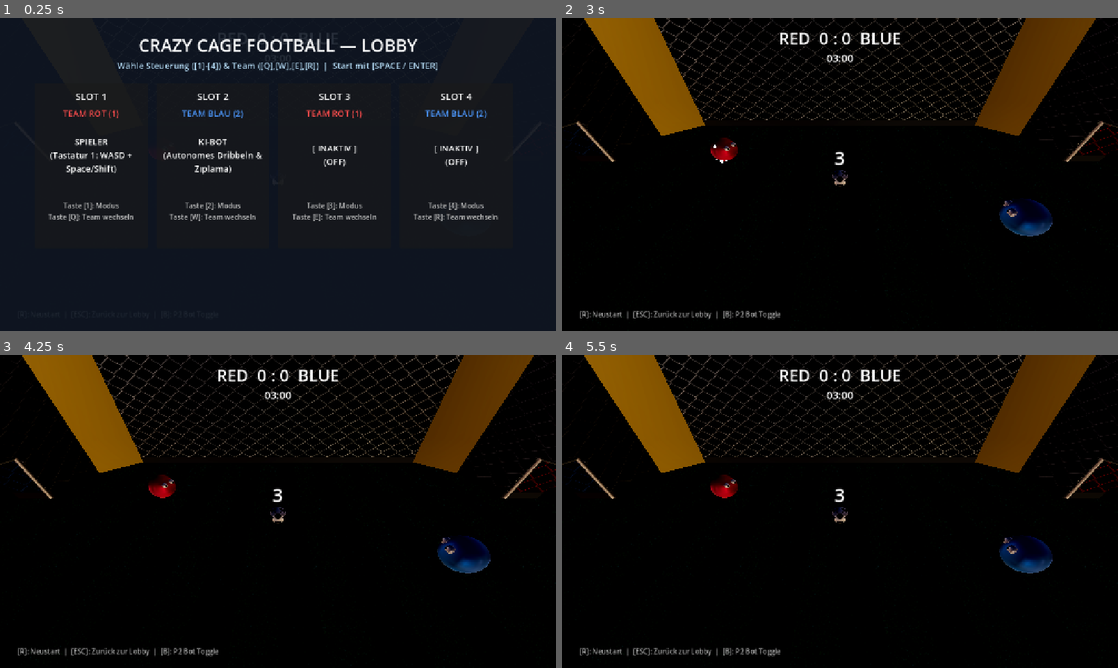
Above: before the commit, frames 1-4 (two rows, left to right).
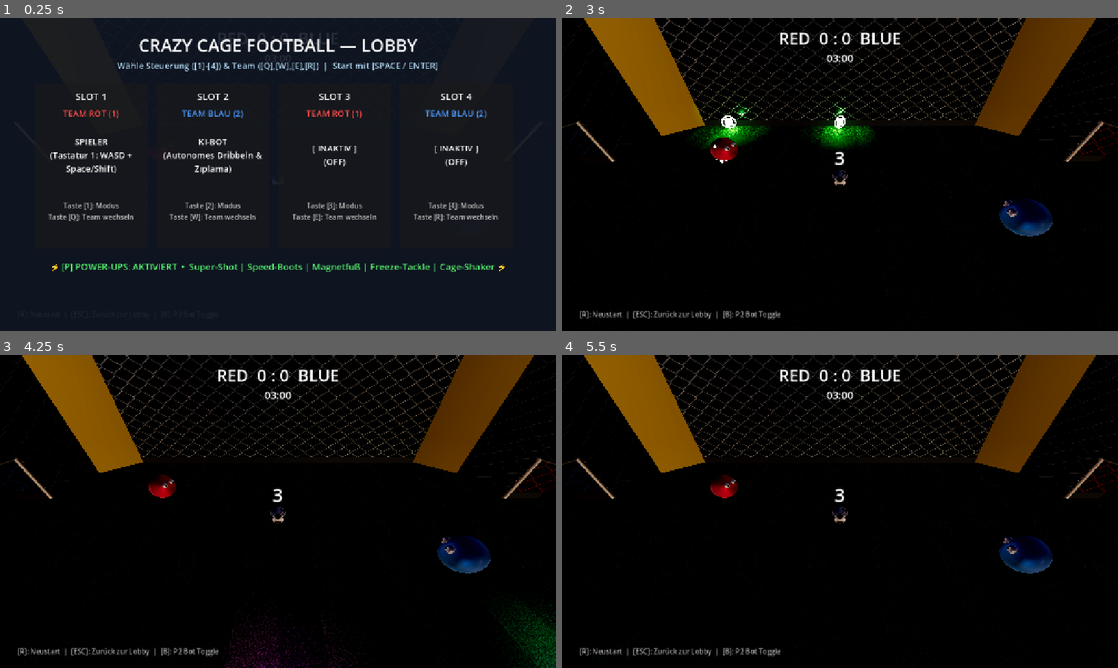
Above: after the commit, the same moments.

Repository: RobinNunkesser/gd-godot-crazy-cage-football
Game: Godot game, scene res://scenes/main.tscn
Two runs of this game, one before a commit and one after it. Both use one fixed random seed, a clock stepped at 60 frames per second and the inputs below.
Inputs:
- Up to frame 1 (0.25 s): no input
- Up to frame 2 (3 s): tap Enter (p2_jump) at 0.5 s; hold D (p1_right) 0.53-1.28 s; hold Keypad Enter 0.53-1.28 s; tap P at 0.6, 2.3 s; tap Space (p1_jump) at 0.77, 1.52 s; tap R (restart) at 1.25, 2, 2.75 s; hold S (p1_down) 1.28-2.03 s; tap Keypad Enter at 1.35 s; tap E at 1.55, 2.1 s; hold D (p1_right) 2.03-2.78 s; hold W (p1_up) from 2.78 s (still down); tap Shift (p1_boost) at 2.85 s
- Up to frame 3 (4.25 s): tap Space (p1_jump) at 3.02, 3.77 s; tap Keypad Enter at 3.05 s; release W (p1_up) at 3.53 s; hold A (p1_left) from 3.53 s (still down); hold Down (p2_down) from 3.53 s (still down); tap E at 3.8 s; tap R (restart) at 4.15 s
- Up to frame 4 (5.5 s): release Down (p2_down) at 4.28 s; tap Left (p2_left) at 4.35 s; tap Space (p1_jump) at 4.52 s; tap P at 4.55 s; tap Escape at 4.9 s; release A (p1_left) at 5.03 s; hold S (p1_down) from 5.03 s (still down); hold Right (p2_right) from 5.03 s (still down); tap Keypad Enter at 5.3 s

The runs differ from the first frame. In frame 1, 0.9% of the frame differs, in the area x 9-91%, y 78-82%; in frame 2, 1.5%, in the area x 23-57%, y 24-42%; in frame 3, 1.2%; in frame 4, nothing differs.

Commit message:
feat(powerups): implement 5 consolidated board powerups and lobby toggle

Diff:
--- a/scenes/main.gd
+++ b/scenes/main.gd
@@ -8,6 +8,7 @@
 const CageCamera = preload("res://scripts/cage_camera.gd")
 const CageSoundManager = preload("res://scripts/cage_sound_manager.gd")
 const CageJuiceManager = preload("res://scripts/cage_juice_manager.gd")
+const CagePowerUp = preload("res://scripts/power_up.gd")
 
 var state_manager: CageStateManager
 var player1: CagePlayer
@@ -20,6 +21,19 @@
 var whistle_player: AudioStreamPlayer
 var sound_manager: CageSoundManager
 var juice_manager: CageJuiceManager
+
+var active_power_ups: Array[CagePowerUp] = []
+var _power_up_spawn_timer: float = 0.0
+var ui_powerup_toggle_label: Label
+
+const BOARD_SPAWN_POINTS: Array[Vector3] = [
+	Vector3(-7.5, 0.55, -5.8),
+	Vector3(0.0, 0.55, -5.8),
+	Vector3(7.5, 0.55, -5.8),
+	Vector3(-7.5, 0.55, 5.8),
+	Vector3(0.0, 0.55, 5.8),
+	Vector3(7.5, 0.55, 5.8)
+]
 
 var ui_lobby_panel: Control
 var ui_slot_labels: Array[Label] = []
@@ -554,6 +568,14 @@
 		key_hint.add_theme_color_override("font_color", Color(0.75, 0.75, 0.75))
 		card.add_child(key_hint)
 
+	ui_powerup_toggle_label = Label.new()
+	ui_powerup_toggle_label.position = Vector2(100, 550)
+	ui_powerup_toggle_label.size = Vector2(1080, 45)
+	ui_powerup_toggle_label.horizontal_alignment = HORIZONTAL_ALIGNMENT_CENTER
+	ui_powerup_toggle_label.vertical_alignment = VERTICAL_ALIGNMENT_CENTER
+	ui_powerup_toggle_label.add_theme_font_size_override("font_size", 21)
+	ui_lobby_panel.add_child(ui_powerup_toggle_label)
+
 	_update_lobby_ui()
 	canvas.add_child(ui_lobby_panel)
 	add_child(canvas)
@@ -568,6 +590,14 @@
 		else:
 			ui_team_labels[i].text = "TEAM BLAU (2)"
 			ui_team_labels[i].add_theme_color_override("font_color", Color(0.3, 0.6, 1.0))
+
+	if ui_powerup_toggle_label:
+		if CageConfig.powerups_enabled:
+			ui_powerup_toggle_label.text = "⚡ [P] POWER-UPS: AKTIVIERT  •  Super-Shot | Speed-Boots | Magnetfuß | Freeze-Tackle | Cage-Shaker ⚡"
+			ui_powerup_toggle_label.add_theme_color_override("font_color", Color(0.35, 1.0, 0.45))
+		else:
+			ui_powerup_toggle_label.text = "🚫 [P] POWER-UPS: DEAKTIVIERT (Klassischer Pure-Cage-Modus ohne Pickups) 🚫"
+			ui_powerup_toggle_label.add_theme_color_override("font_color", Color(0.9, 0.45, 0.45))
 
 func _get_control_type_name(ct: CagePlayer.ControlType) -> String:
 	match ct:
@@ -637,6 +667,8 @@
 				toggle_player_team(2)
 			elif event.keycode == KEY_R:
 				toggle_player_team(3)
+			elif event.keycode == KEY_P:
+				toggle_powerups()
 			elif event.keycode == KEY_SPACE or event.keycode == KEY_ENTER or event.keycode == KEY_KP_ENTER:
 				start_match_from_lobby()
 		else:
@@ -644,6 +676,59 @@
 				return_to_lobby()
 			elif event.keycode == KEY_B:
 				toggle_p2_bot()
+			elif event.keycode == KEY_P:
+				toggle_powerups()
+
+func toggle_powerups() -> void:
+	CageConfig.powerups_enabled = not CageConfig.powerups_enabled
+	if not CageConfig.powerups_enabled:
+		clear_power_ups()
+	_update_lobby_ui()
+	if ui_banner_label and state_manager.current_state != CageStateManager.MatchState.LOBBY:
+		ui_banner_label.text = "POWER-UPS: " + ("AKTIVIERT" if CageConfig.powerups_enabled else "DEAKTIVIERT")
+
+func clear_power_ups() -> void:
+	for p in active_power_ups:
+		if is_instance_valid(p):
+			p.queue_free()
+	active_power_ups.clear()
+
+func spawn_power_up(chosen_type: CageConfig.PowerUpType = CageConfig.PowerUpType.NONE, spawn_pos: Vector3 = Vector3.ZERO) -> CagePowerUp:
+	if not CageConfig.powerups_enabled:
+		return null
+
+	if spawn_pos == Vector3.ZERO:
+		var free_spots: Array[Vector3] = []
+		for spot in BOARD_SPAWN_POINTS:
+			var occupied = false
+			for pup in active_power_ups:
+				if is_instance_valid(pup) and pup.position.distance_to(spot) < 2.2:
+					occupied = true
+					break
+			if not occupied:
+				free_spots.append(spot)
+		if free_spots.is_empty():
+			return null
+		spawn_pos = free_spots[randi() % free_spots.size()]
+
+	if chosen_type == CageConfig.PowerUpType.NONE:
+		chosen_type = randi_range(1, 5) as CageConfig.PowerUpType
+
+	var pup = CagePowerUp.new()
+	pup.type = chosen_type
+	pup.position = spawn_pos
+	pup.power_up_collected.connect(_on_power_up_collected)
+	active_power_ups.append(pup)
+	add_child(pup)
+	return pup
+
+func _on_power_up_collected(player: CagePlayer, type: CageConfig.PowerUpType) -> void:
+	for i in range(active_power_ups.size() - 1, -1, -1):
+		if not is_instance_valid(active_power_ups[i]) or active_power_ups[i].is_queued_for_deletion():
+			active_power_ups.remove_at(i)
+	player.apply_power_up(type)
+	if ui_banner_label:
+		ui_banner_label.text = "⚡ SPIELER %d: %s ⚡" % [player.player_id, CagePowerUp.get_type_name(type)]
 
 func start_match_from_lobby() -> void:
 	var team1_count = 0
@@ -661,10 +746,17 @@
 
 	ui_lobby_panel.visible = false
 	ui_hud_container.visible = true
+	_power_up_spawn_timer = 0.0
+	clear_power_ups()
 	reset_positions()
 	state_manager.start_match()
 
+	if CageConfig.powerups_enabled:
+		spawn_power_up()
+		spawn_power_up()
+
 func return_to_lobby() -> void:
+	clear_power_ups()
 	for p in players:
 		p.freeze = true
 	if ball:
@@ -684,12 +776,27 @@
 		else:
 			ui_banner_label.text = "⚽ KICK OFF! ⚽"
 
+	if state_manager.current_state == CageStateManager.MatchState.PLAYING:
+		if CageConfig.powerups_enabled:
+			_power_up_spawn_timer += delta
+			if _power_up_spawn_timer >= CageConfig.POWERUP_SPAWN_INTERVAL:
+				_power_up_spawn_timer = 0.0
+				for i in range(active_power_ups.size() - 1, -1, -1):
+					if not is_instance_valid(active_power_ups[i]):
+						active_power_ups.remove_at(i)
+				if active_power_ups.size() < CageConfig.POWERUP_MAX_ACTIVE:
+					spawn_power_up()
+
 	if Input.is_action_just_pressed("restart") and state_manager.current_state != CageStateManager.MatchState.LOBBY:
 		restart_game()
 
 func restart_game() -> void:
+	clear_power_ups()
 	reset_positions()
 	state_manager.reset_match()
+	if CageConfig.powerups_enabled:
+		spawn_power_up()
+		spawn_power_up()
 
 func reset_positions() -> void:
 	var spawn_spots_team1 = [
--- a/scripts/ball.gd
+++ b/scripts/ball.gd
@@ -8,6 +8,20 @@
 var _mesh_instance: MeshInstance3D
 var _pending_teleport: bool = false
 var _teleport_target: Vector3 = Vector3.ZERO
+var is_super_shot: bool = false
+var _super_shot_timer: float = 0.0
+
+func trigger_super_shot(dir: Vector3, force_multiplier: float = CageConfig.POWERUP_SUPER_SHOT_MULT) -> void:
+	is_super_shot = true
+	_super_shot_timer = 2.5
+	var shoot_dir = dir.normalized()
+	apply_central_impulse(shoot_dir * (linear_velocity.length() * force_multiplier + 14.0))
+	var pos = global_position if is_inside_tree() else position
+	if CageJuiceManager.instance:
+		CageJuiceManager.instance.spawn_sparks(pos, 22.0)
+		CageJuiceManager.instance.trigger_shake(0.45)
+	if CageSoundManager.instance:
+		CageSoundManager.instance.play_kick(25.0)
 
 func _ready() -> void:
 	mass = CageConfig.BALL_MASS
@@ -82,7 +96,12 @@
 		state.angular_velocity = Vector3.ZERO
 		_pending_teleport = false
 
-func _physics_process(_delta: float) -> void:
+func _physics_process(delta: float) -> void:
+	if is_super_shot:
+		_super_shot_timer -= delta
+		if _super_shot_timer <= 0.0:
+			is_super_shot = false
+
 	var cur_pos = global_position if is_inside_tree() else position
 	if cur_pos.y < -0.8 or absf(cur_pos.x) > (CageConfig.CAGE_WIDTH_X * 0.5 + CageConfig.GOAL_DEPTH + 1.5) or absf(cur_pos.z) > (CageConfig.CAGE_DEPTH_Z * 0.5 + 1.5):
 		reset_to_center()
--- a/scripts/config.gd
+++ b/scripts/config.gd
@@ -44,3 +44,23 @@
 const CAMERA_HEIGHT: float = 5.2
 const CAMERA_OFFSET_Z: float = 6.0
 const CAMERA_LERP_SPEED: float = 5.0
+
+# Power-Up Parameter & Typen (Konsolidiert: 5 Pickups)
+enum PowerUpType {
+	NONE,
+	SUPER_SHOT,    # 1. Super-Shot / Feuerball (Ball brennt, fliegt mit 2x Speed)
+	SPEED_BOOTS,   # 2. Speed-Boots (Sprint-Boost für 6 s)
+	MAGNET_FOOT,   # 3. Magnetfuß / Klebeball (Ball haftet am Spieler für Dribblings)
+	FREEZE_TACKLE, # 4. Freeze-Tackle (Gegenspieler wird 2 s eingefroren)
+	CAGE_SHAKER    # 5. Cage-Shaker (Stoßwelle schleudert Gegner von den Banden)
+}
+
+static var powerups_enabled: bool = true
+
+const POWERUP_SPAWN_INTERVAL: float = 10.0
+const POWERUP_MAX_ACTIVE: int = 3
+const POWERUP_RADIUS: float = 0.45
+const POWERUP_SPEED_DURATION: float = 6.0
+const POWERUP_MAGNET_DURATION: float = 6.0
+const POWERUP_FREEZE_DURATION: float = 2.0
+const POWERUP_SUPER_SHOT_MULT: float = 2.2
--- a/scripts/player.gd
+++ b/scripts/player.gd
@@ -31,8 +31,18 @@
 var boost_cooldown: float = 0.0
 var target_ball: Node3D = null
 
+# Power-Up Status
+var active_power_up: CageConfig.PowerUpType = CageConfig.PowerUpType.NONE
+var speed_boost_timer: float = 0.0
+var magnet_timer: float = 0.0
+var freeze_tackle_ready: bool = false
+var has_super_shot: bool = false
+var is_frozen: bool = false
+var freeze_timer: float = 0.0
+
 var _eyes_pivot: Node3D
 var _mesh_instance: MeshInstance3D
+var _aura_ring: MeshInstance3D
 var _pending_teleport: bool = false
 var _teleport_target: Vector3 = Vector3.ZERO
 var _stuck_timer: float = 0.0
@@ -40,6 +50,7 @@
 var _unstuck_dir: Vector3 = Vector3.ZERO
 
 func _ready() -> void:
+	add_to_group("players")
 	mass = CageConfig.PLAYER_MASS
 	linear_damp = 1.0
 	angular_damp = 1.0
@@ -56,9 +67,28 @@
 
 	_setup_collision()
 	_setup_visuals()
+	_setup_aura()
 
 func _on_body_entered(body: Node) -> void:
-	if body is CagePlayer:
+	if body is SoccerBall:
+		if has_super_shot:
+			var shoot_dir = (body.global_position - global_position).normalized() if is_inside_tree() else Vector3.RIGHT
+			if shoot_dir.length_squared() < 0.01:
+				shoot_dir = Vector3.RIGHT if team_id == 1 else Vector3.LEFT
+			shoot_dir.y = 0.32
+			body.trigger_super_shot(shoot_dir, CageConfig.POWERUP_SUPER_SHOT_MULT)
+			has_super_shot = false
+			if active_power_up == CageConfig.PowerUpType.SUPER_SHOT:
+				active_power_up = CageConfig.PowerUpType.NONE
+			_update_aura()
+	elif body is CagePlayer:
+		if freeze_tackle_ready and body.team_id != team_id:
+			body.freeze_player(CageConfig.POWERUP_FREEZE_DURATION)
+			freeze_tackle_ready = false
+			if active_power_up == CageConfig.PowerUpType.FREEZE_TACKLE:
+				active_power_up = CageConfig.PowerUpType.NONE
+			_update_aura()
+
 		var rel_speed = (linear_velocity - body.linear_velocity).length()
 		if CageSoundManager.instance:
 			CageSoundManager.instance.play_tackle(rel_speed)
@@ -138,8 +168,36 @@
 		reset_to(Vector3(safe_x, CageConfig.PLAYER_RADIUS, 0.0))
 		return
 
+	# Freeze-Zustand: Bewegung & Input vollständig blockiert
+	if is_frozen:
+		freeze_timer -= delta
+		if freeze_timer <= 0.0:
+			unfreeze_player()
+		_clamp_speed()
+		_update_eyes()
+		return
+
 	if boost_cooldown > 0.0:
 		boost_cooldown -= delta
+
+	# Power-Up Laufzeiten
+	if speed_boost_timer > 0.0:
+		speed_boost_timer -= delta
+		if speed_boost_timer <= 0.0 and active_power_up == CageConfig.PowerUpType.SPEED_BOOTS:
+			active_power_up = CageConfig.PowerUpType.NONE
+			_update_aura()
+
+	if magnet_timer > 0.0:
+		magnet_timer -= delta
+		if is_instance_valid(target_ball):
+			var bpos = target_ball.global_position if (is_inside_tree() and target_ball.is_inside_tree()) else target_ball.position
+			var diff = cur_pos - bpos
+			var dist = diff.length()
+			if dist < 4.2 and dist > 0.8:
+				target_ball.apply_central_force(diff.normalized() * 32.0)
+		if magnet_timer <= 0.0 and active_power_up == CageConfig.PowerUpType.MAGNET_FOOT:
+			active_power_up = CageConfig.PowerUpType.NONE
+			_update_aura()
 
 	if is_bot:
 		_handle_bot_ai(delta)
@@ -271,7 +329,8 @@
 	if input_vec.length_squared() > 0.01:
 		input_vec = input_vec.normalized()
 		var move_dir = Vector3(input_vec.x, 0.0, input_vec.y)
-		apply_central_force(move_dir * CageConfig.PLAYER_DRIVE_FORCE)
+		var drive = CageConfig.PLAYER_DRIVE_FORCE * (1.6 if speed_boost_timer > 0.0 else 1.0)
+		apply_central_force(move_dir * drive)
 
 	if jump_pressed:
 		trigger_jump()
@@ -324,9 +383,10 @@
 		CageJuiceManager.instance.trigger_shake(0.18)
 
 func _clamp_speed() -> void:
+	var max_spd = CageConfig.PLAYER_MAX_SPEED * (1.55 if speed_boost_timer > 0.0 else 1.0)
 	var horiz_vel = Vector3(linear_velocity.x, 0.0, linear_velocity.z)
-	if horiz_vel.length() > CageConfig.PLAYER_MAX_SPEED:
-		var clamped = horiz_vel.normalized() * CageConfig.PLAYER_MAX_SPEED
+	if horiz_vel.length() > max_spd:
+		var clamped = horiz_vel.normalized() * max_spd
 		linear_velocity.x = clamped.x
 		linear_velocity.z = clamped.z
 
@@ -334,6 +394,135 @@
 	if _eyes_pivot and is_instance_valid(target_ball) and is_inside_tree() and target_ball.is_inside_tree():
 		var target_pos = target_ball.global_position
 		_eyes_pivot.look_at(target_pos, Vector3.UP)
+
+# --- Power-Up System ---
+
+func apply_power_up(type: CageConfig.PowerUpType) -> void:
+	active_power_up = type
+	match type:
+		CageConfig.PowerUpType.SUPER_SHOT:
+			has_super_shot = true
+		CageConfig.PowerUpType.SPEED_BOOTS:
+			speed_boost_timer = CageConfig.POWERUP_SPEED_DURATION
+		CageConfig.PowerUpType.MAGNET_FOOT:
+			magnet_timer = CageConfig.POWERUP_MAGNET_DURATION
+		CageConfig.PowerUpType.FREEZE_TACKLE:
+			freeze_tackle_ready = true
+		CageConfig.PowerUpType.CAGE_SHAKER:
+			trigger_cage_shaker()
+	_update_aura()
+
+func trigger_cage_shaker() -> void:
+	active_power_up = CageConfig.PowerUpType.NONE
+	_update_aura()
+	var my_pos = global_position if is_inside_tree() else position
+
+	# Finde alle Spieler im Szenenbaum
+	var all_players: Array[Node] = []
+	if is_inside_tree():
+		all_players = get_tree().get_nodes_in_group("players")
+	if all_players.is_empty() and get_parent():
+		for child in get_parent().get_children():
+			if child is CagePlayer:
+				all_players.append(child)
+
+	for opp in all_players:
+		if opp is CagePlayer and opp != self and opp.team_id != team_id:
+			var opp_pos = opp.global_position if opp.is_inside_tree() else opp.position
+			var push_dir = (opp_pos - my_pos).normalized()
+			if push_dir.length_squared() < 0.01:
+				push_dir = Vector3(1.0, 0.35, 0.0)
+			else:
+				push_dir.y = 0.35
+				push_dir = push_dir.normalized()
+			opp.apply_central_impulse(push_dir * 28.0)
+			if CageJuiceManager.instance:
+				CageJuiceManager.instance.spawn_sparks(opp_pos, 16.0)
+
+	if CageJuiceManager.instance:
+		CageJuiceManager.instance.trigger_shake(0.6)
+		CageJuiceManager.instance.spawn_sparks(my_pos, 25.0)
+	if CageSoundManager.instance:
+		CageSoundManager.instance.play_wall(25.0)
+
+func freeze_player(duration: float = CageConfig.POWERUP_FREEZE_DURATION) -> void:
+	is_frozen = true
+	freeze_timer = duration
+	linear_velocity = Vector3.ZERO
+	angular_velocity = Vector3.ZERO
+	if _mesh_instance and _mesh_instance.material_override is StandardMaterial3D:
+		var ice_mat = _mesh_instance.material_override.duplicate()
+		ice_mat.albedo_color = Color(0.4, 0.85, 1.0, 0.95)
+		ice_mat.roughness = 0.1
+		ice_mat.metallic = 0.75
+		ice_mat.emission_enabled = true
+		ice_mat.emission = Color(0.25, 0.75, 1.0)
+		ice_mat.emission_energy_multiplier = 1.6
+		_mesh_instance.material_override = ice_mat
+	if CageJuiceManager.instance:
+		var pos = global_position if is_inside_tree() else position
+		CageJuiceManager.instance.spawn_turf_puff(pos, 8.0)
+		CageJuiceManager.instance.trigger_shake(0.25)
+	if CageSoundManager.instance:
+		CageSoundManager.instance.play_post()
+	_update_aura()
+
+func unfreeze_player() -> void:
+	is_frozen = false
+	freeze_timer = 0.0
+	_restore_material()
+	_update_aura()
+
+func _restore_material() -> void:
+	if _mesh_instance and _mesh_instance.material_override is StandardMaterial3D:
+		_mesh_instance.material_override.albedo_color = ball_color
+		_mesh_instance.material_override.roughness = 0.3
+		_mesh_instance.material_override.metallic = 0.2
+		_mesh_instance.material_override.emission_enabled = false
+
+func _setup_aura() -> void:
+	if not has_node("AuraRing"):
+		_aura_ring = MeshInstance3D.new()
+		_aura_ring.name = "AuraRing"
+		var torus = TorusMesh.new()
+		torus.inner_radius = CageConfig.PLAYER_RADIUS * 1.08
+		torus.outer_radius = CageConfig.PLAYER_RADIUS * 1.28
+		_aura_ring.mesh = torus
+		var mat = StandardMaterial3D.new()
+		mat.albedo_color = Color.WHITE
+		mat.emission_enabled = true
+		mat.emission = Color.WHITE
+		mat.emission_energy_multiplier = 2.0
+		_aura_ring.material_override = mat
+		_aura_ring.position = Vector3(0, -0.2, 0)
+		_aura_ring.visible = false
+		add_child(_aura_ring)
+
+func _update_aura() -> void:
+	if not _aura_ring:
+		return
+	if is_frozen:
+		_aura_ring.visible = true
+		_set_aura_color(Color(0.2, 0.85, 1.0))
+	elif has_super_shot:
+		_aura_ring.visible = true
+		_set_aura_color(Color(1.0, 0.35, 0.05))
+	elif speed_boost_timer > 0.0:
+		_aura_ring.visible = true
+		_set_aura_color(Color(1.0, 0.88, 0.15))
+	elif magnet_timer > 0.0:
+		_aura_ring.visible = true
+		_set_aura_color(Color(0.85, 0.18, 0.95))
+	elif freeze_tackle_ready:
+		_aura_ring.visible = true
+		_set_aura_color(Color(0.2, 0.85, 1.0))
+	else:
+		_aura_ring.visible = false
+
+func _set_aura_color(col: Color) -> void:
+	if _aura_ring and _aura_ring.material_override is StandardMaterial3D:
+		_aura_ring.material_override.emission = col
+		_aura_ring.material_override.albedo_color = col
 
 func reset_to(pos: Vector3) -> void:
 	_teleport_target = pos
@@ -348,3 +537,11 @@
 	_stuck_timer = 0.0
 	_unstuck_mode_timer = 0.0
 	_unstuck_dir = Vector3.ZERO
+
+	active_power_up = CageConfig.PowerUpType.NONE
+	speed_boost_timer = 0.0
+	magnet_timer = 0.0
+	freeze_tackle_ready = false
+	has_super_shot = false
+	unfreeze_player()
+	_update_aura()
--- /dev/null
+++ b/scripts/power_up.gd
@@ -0,0 +1,134 @@
+class_name CagePowerUp
+extends Area3D
+
+const CageConfig = preload("res://scripts/config.gd")
+const CageSoundManager = preload("res://scripts/cage_sound_manager.gd")
+const CageJuiceManager = preload("res://scripts/cage_juice_manager.gd")
+
+signal power_up_collected(player: CagePlayer, power_up_type: CageConfig.PowerUpType)
+
+@export var type: CageConfig.PowerUpType = CageConfig.PowerUpType.SUPER_SHOT
+
+var _mesh_node: Node3D
+var _rot_speed: float = 2.4
+var _base_y: float = 0.55
+var _time_alive: float = 0.0
+var _collected: bool = false
+
+func _ready() -> void:
+	collision_layer = 1
+	collision_mask = 1
+	body_entered.connect(_on_body_entered)
+	_setup_visuals()
+
+static func get_type_name(t: CageConfig.PowerUpType) -> String:
+	match t:
+		CageConfig.PowerUpType.SUPER_SHOT:
+			return "🔥 SUPER-SHOT (Feuerball)"
+		CageConfig.PowerUpType.SPEED_BOOTS:
+			return "⚡ SPEED-BOOTS (Sprint)"
+		CageConfig.PowerUpType.MAGNET_FOOT:
+			return "🧲 MAGNETFUSS (Dribbling)"
+		CageConfig.PowerUpType.FREEZE_TACKLE:
+			return "❄️ FREEZE-TACKLE (Frost)"
+		CageConfig.PowerUpType.CAGE_SHAKER:
+			return "💥 CAGE-SHAKER (Stoßwelle)"
+	return "POWER-UP"
+
+static func get_type_color(t: CageConfig.PowerUpType) -> Color:
+	match t:
+		CageConfig.PowerUpType.SUPER_SHOT:
+			return Color(1.0, 0.32, 0.05) # Feuriges Rot-Orange
+		CageConfig.PowerUpType.SPEED_BOOTS:
+			return Color(1.0, 0.88, 0.12) # Goldgelb
+		CageConfig.PowerUpType.MAGNET_FOOT:
+			return Color(0.85, 0.18, 0.95) # Neon-Magenta
+		CageConfig.PowerUpType.FREEZE_TACKLE:
+			return Color(0.20, 0.85, 1.0) # Eis-Cyan
+		CageConfig.PowerUpType.CAGE_SHAKER:
+			return Color(0.25, 1.0, 0.35) # Smaragd / Lime
+	return Color.WHITE
+
+func _setup_visuals() -> void:
+	_base_y = position.y if position.y > 0.1 else 0.55
+
+	# Kollisionskugel
+	var col = CollisionShape3D.new()
+	var sphere_shape = SphereShape3D.new()
+	sphere_shape.radius = CageConfig.POWERUP_RADIUS
+	col.shape = sphere_shape
+	add_child(col)
+
+	_mesh_node = Node3D.new()
+	_mesh_node.name = "VisualPivot"
+	add_child(_mesh_node)
+
+	var col_accent = get_type_color(type)
+
+	# Zentrales rotierendes Token-Mesh
+	var token_mesh: MeshInstance3D = MeshInstance3D.new()
+	var box = BoxMesh.new()
+	box.size = Vector3(0.5, 0.5, 0.18)
+	token_mesh.mesh = box
+
+	var mat = StandardMaterial3D.new()
+	mat.albedo_color = col_accent
+	mat.emission_enabled = true
+	mat.emission = col_accent
+	mat.emission_energy_multiplier = 2.2
+	mat.metallic = 0.5
+	mat.roughness = 0.2
+	token_mesh.material_override = mat
+	_mesh_node.add_child(token_mesh)
+
+	# Schwebender Leucht-Ring darum
+	var ring_mesh = MeshInstance3D.new()
+	var torus = TorusMesh.new()
+	torus.inner_radius = 0.35
+	torus.outer_radius = 0.44
+	ring_mesh.mesh = torus
+	var ring_mat = StandardMaterial3D.new()
+	ring_mat.albedo_color = Color.WHITE
+	ring_mat.emission_enabled = true
+	ring_mat.emission = col_accent
+	ring_mat.emission_energy_multiplier = 1.6
+	ring_mesh.material_override = ring_mat
+	ring_mesh.rotation_degrees = Vector3(90, 0, 0)
+	_mesh_node.add_child(ring_mesh)
+
+	# Sanfte OmniLight3D-Lichtquelle
+	var light = OmniLight3D.new()
+	light.light_color = col_accent
+	light.light_energy = 1.2
+	light.omni_range = 3.0
+	_mesh_node.add_child(light)
+
+func _process(delta: float) -> void:
+	_time_alive += delta
+	if _mesh_node:
+		_mesh_node.rotate_y(_rot_speed * delta)
+		_mesh_node.position.y = sin(_time_alive * 3.2) * 0.12
+
+func _on_body_entered(body: Node) -> void:
+	if _collected:
+		return
+	if body is CagePlayer:
+		_collected = true
+		power_up_collected.emit(body, type)
+
+		var pos = global_position if is_inside_tree() else position
+		if CageJuiceManager.instance:
+			CageJuiceManager.instance.spawn_sparks(pos, 8.0)
+			CageJuiceManager.instance.trigger_shake(0.2)
+		if CageSoundManager.instance:
+			CageSoundManager.instance.play_boost()
+
+		# Sanftes Aufblitzen und Verschwinden
+		if is_inside_tree():
+			var tween = create_tween()
+			tween.set_parallel(true)
+			tween.tween_property(_mesh_node, "scale", Vector3(1.5, 1.5, 1.5), 0.15)
+			tween.tween_property(_mesh_node, "position:y", _mesh_node.position.y + 0.5, 0.15)
+			tween.chain().tween_callback(queue_free)
+		else:
+			queue_free()
--- a/test_gameplay.gd
+++ b/test_gameplay.gd
@@ -21,6 +21,7 @@
 	success = success and _test_ball_physics()
 	success = success and _test_cage_camera()
 	success = success and _test_main_scene()
+	success = success and _test_power_ups()
 
 	if success:
 		print("=== ALL TESTS FOR CRAZY CAGE FOOTBALL PASSED SUCCESSFULLY! ===\n")
@@ -252,3 +253,72 @@
 	main_scene.queue_free()
 	print("  -> MainCageFootball & 4-Player Teams OK.")
 	return true
+
+func _test_power_ups() -> bool:
+	print("[9/9] Testing 5 Power-Up Pickups & Lobby Toggle...")
+
+	# 1. CageConfig & Enums
+	assert(CageConfig.PowerUpType.SUPER_SHOT == 1, "SUPER_SHOT enum must be 1")
+	assert(CageConfig.PowerUpType.SPEED_BOOTS == 2, "SPEED_BOOTS enum must be 2")
+	assert(CageConfig.PowerUpType.MAGNET_FOOT == 3, "MAGNET_FOOT enum must be 3")
+	assert(CageConfig.PowerUpType.FREEZE_TACKLE == 4, "FREEZE_TACKLE enum must be 4")
+	assert(CageConfig.PowerUpType.CAGE_SHAKER == 5, "CAGE_SHAKER enum must be 5")
+
+	var main_scene = MainCageFootball.new()
+	root.add_child(main_scene)
+	main_scene._ready()
+
+	var p1 = main_scene.player1
+	var p2 = main_scene.player2
+	var ball = main_scene.ball
+
+	# 2. Toggle im Hauptmenü (Aktivierbar / Deaktivierbar)
+	CageConfig.powerups_enabled = true
+	main_scene.toggle_powerups()
+	assert(not CageConfig.powerups_enabled, "Powerups should be toggled OFF")
+	assert(main_scene.spawn_power_up() == null, "Spawner should return null when powerups are OFF")
+
+	main_scene.toggle_powerups()
+	assert(CageConfig.powerups_enabled, "Powerups should be toggled ON")
+
+	# 3. Test Pickup Token Spawning
+	var pup = main_scene.spawn_power_up(CageConfig.PowerUpType.SUPER_SHOT, Vector3(0.0, 0.55, -5.8))
+	assert(pup != null, "PowerUp token should be spawned")
+	assert(pup.type == CageConfig.PowerUpType.SUPER_SHOT, "Type should match SUPER_SHOT")
+	assert(main_scene.active_power_ups.has(pup), "Active powerups list should track token")
+
+	# 4. Test Super-Shot
+	p1.apply_power_up(CageConfig.PowerUpType.SUPER_SHOT)
+	assert(p1.has_super_shot, "Player 1 should have super shot active")
+	ball.trigger_super_shot(Vector3.RIGHT, CageConfig.POWERUP_SUPER_SHOT_MULT)
+	assert(ball.is_super_shot, "Ball should have active super shot state")
+
+	# 5. Test Speed-Boots
+	p1.apply_power_up(CageConfig.PowerUpType.SPEED_BOOTS)
+	assert(p1.speed_boost_timer > 5.0, "Speed boost timer should be initialized")
+	p1._clamp_speed()
+
+	# 6. Test Magnetfuß
+	p1.apply_power_up(CageConfig.PowerUpType.MAGNET_FOOT)
+	assert(p1.magnet_timer > 5.0, "Magnet timer should be initialized")
+
+	# 7. Test Freeze-Tackle
+	p1.apply_power_up(CageConfig.PowerUpType.FREEZE_TACKLE)
+	assert(p1.freeze_tackle_ready, "Freeze tackle should be primed")
+	p2.freeze_player(2.0)
+	assert(p2.is_frozen, "Player 2 should be frozen")
+	assert(p2.freeze_timer > 1.5, "Freeze timer should be set")
+	p2.unfreeze_player()
+	assert(not p2.is_frozen, "Player 2 should be unfrozen")
+
+	# 8. Test Cage-Shaker
+	p1.apply_power_up(CageConfig.PowerUpType.CAGE_SHAKER)
+	# Cage-Shaker executes shockwave immediately
+
+	# 9. Cleanup & Reset
+	main_scene.clear_power_ups()
+	assert(main_scene.active_power_ups.is_empty(), "All powerup tokens should be cleared")
+
+	main_scene.queue_free()
+	print("  -> All 5 Power-Ups & Toggle verified successfully.")
+	return true
Not shown, changed: docs/gdd/MICRO_GDD.md
